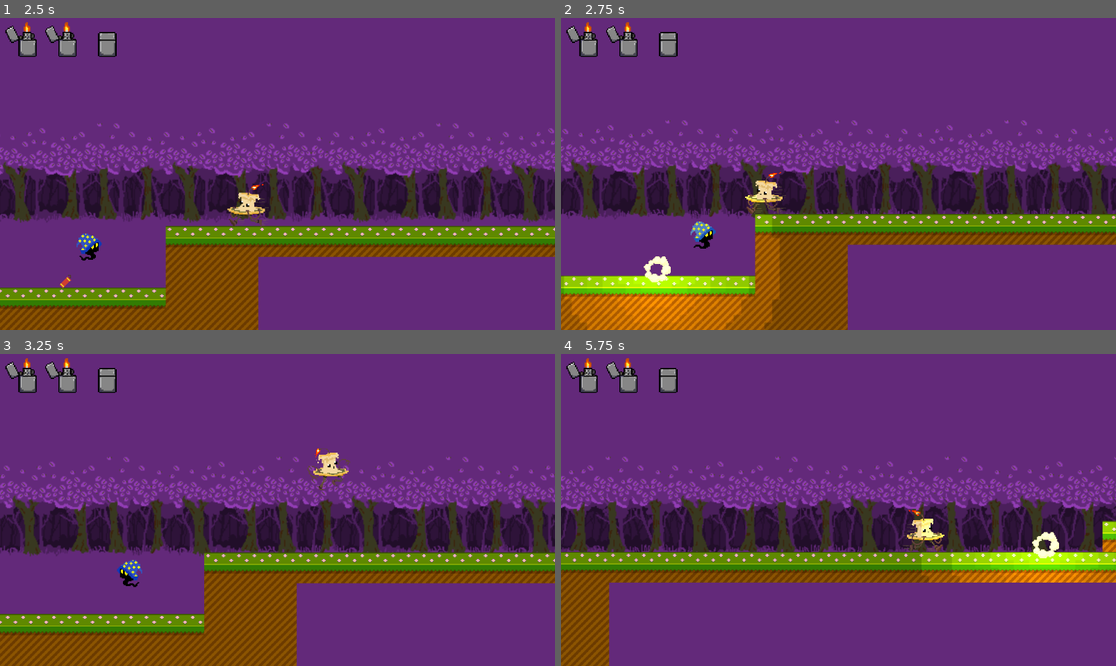
Above: before the commit, frames 1-4 (two rows, left to right).
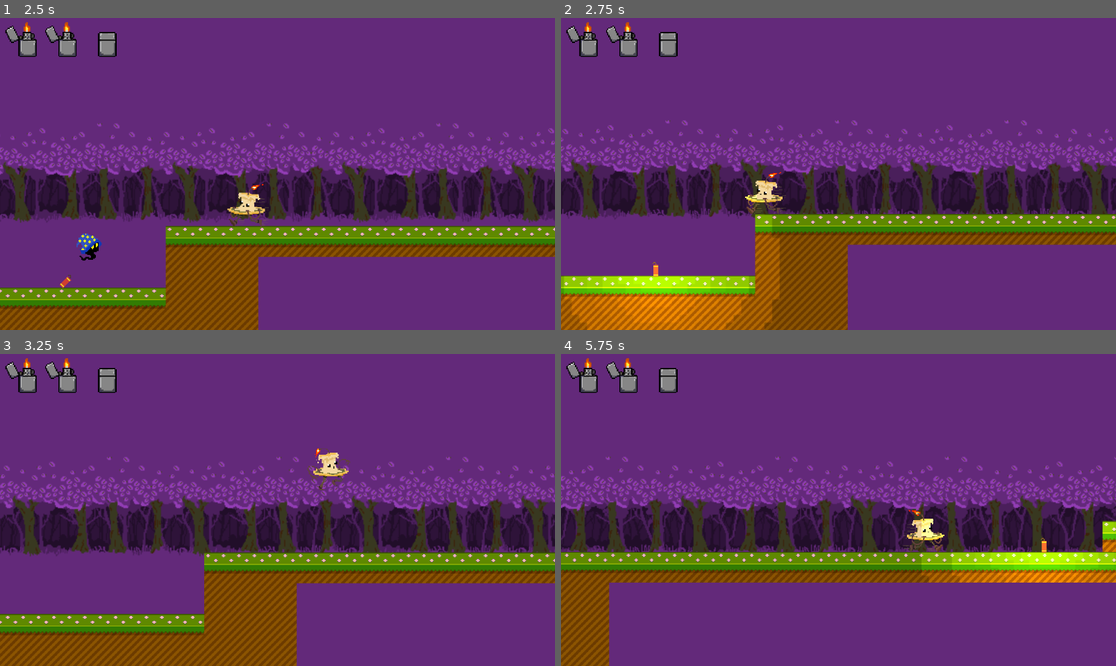
Above: after the commit, the same moments.

Repository: IvanGutierrez0/GameJam2025
Game: Godot game, scene res://Scenes/main.tscn
Two runs of this game, one before a commit and one after it. Both use one fixed random seed, a clock stepped at 60 frames per second and the inputs below. Sound files missing from this copy of the repository are replaced by a short silence.
Inputs:
- Up to frame 1 (2.5 s): hold Space (useHab) 0.53-1.28 s; hold D (moveRight) 0.53-2.03 s; tap W (jump) at 0.77, 1.52 s; tap Space (useHab) at 1.35 s; hold A (moveLeft) from 2.03 s (still down); hold Space (useHab) from 2.03 s (still down)
- Up to frame 2 (2.75 s): keep holding A (moveLeft); keep holding Space (useHab)
- Up to frame 3 (3.25 s): release A (moveLeft) at 2.78 s; release Space (useHab) at 2.78 s; hold D (moveRight) from 2.78 s (still down); tap Space (useHab) at 2.85 s; tap W (jump) at 3.02 s
- Up to frame 4 (5.75 s): hold Space (useHab) 3.53-4.28 s; tap W (jump) at 3.77, 4.52 s; release D (moveRight) at 4.28 s; hold A (moveLeft) 4.28-5.03 s; tap Space (useHab) at 4.35 s; hold D (moveRight) from 5.03 s (still down); hold Space (useHab) from 5.03 s (still down)

Frame 1 is identical in both runs. In frame 2, 0.5% of the frame differs, in the area x 14-28%, y 65-85%; in frame 3, 0.2%; in frame 4, 0.3%.

Commit message:
Mage done

Diff:
--- a/Scenes/flashbang.tscn
+++ b/Scenes/flashbang.tscn
@@ -1,8 +1,9 @@
-[gd_scene load_steps=16 format=3 uid="uid://82j0oin4ybe2"]
+[gd_scene load_steps=17 format=3 uid="uid://82j0oin4ybe2"]
 
 [ext_resource type="Script" uid="uid://csv0jvqdyik1i" path="res://Scripts/flashbang.gd" id="1_x1s8y"]
 [ext_resource type="Texture2D" uid="uid://bcpgnw3lxulto" path="res://Sprites/Items/flashbang.png" id="2_rv4xk"]
 [ext_resource type="Texture2D" uid="uid://ckvc3sspti86e" path="res://Sprites/VFX/puff4.png" id="3_bwm7d"]
+[ext_resource type="AudioStream" uid="uid://b23312gluvjhn" path="res://Audio/SFX/bang.mp3" id="3_rl2pc"]
 [ext_resource type="Texture2D" uid="uid://chtrjhop0jh6d" path="res://Sprites/Items/Flash.png" id="3_rv4xk"]
 [ext_resource type="Texture2D" uid="uid://c30xpfaqw7jyg" path="res://Sprites/VFX/puff5.png" id="4_rl2pc"]
 [ext_resource type="Texture2D" uid="uid://btsb27dvb5uxl" path="res://Sprites/VFX/puff6.png" id="5_5dcsx"]
@@ -24,6 +25,9 @@
 [sub_resource type="SpriteFrames" id="SpriteFrames_m6jth"]
 animations = [{
 "frames": [{
+"duration": 4.0,
+"texture": ExtResource("2_rv4xk")
+}, {
 "duration": 1.0,
 "texture": ExtResource("3_bwm7d")
 }, {
@@ -50,7 +54,7 @@
 }],
 "loop": true,
 "name": &"explosion",
-"speed": 12.0
+"speed": 16.0
 }, {
 "frames": [{
 "duration": 1.0,
@@ -91,6 +95,7 @@
 shape = SubResource("CircleShape2D_rv4xk")
 
 [node name="Speaker" type="AudioStreamPlayer2D" parent="."]
+stream = ExtResource("3_rl2pc")
 
 [node name="Animation" type="AnimatedSprite2D" parent="."]
 sprite_frames = SubResource("SpriteFrames_m6jth")
--- /dev/null
+++ b/Scenes/game_over.tscn
@@ -0,0 +1,86 @@
+[gd_scene load_steps=9 format=3 uid="uid://dlolwdupcr4gs"]
+
+[ext_resource type="Texture2D" uid="uid://b0jnsukh1mvr" path="res://Sprites/Background/cementerio.png" id="1_ljbk0"]
+[ext_resource type="Script" uid="uid://cv8ir40v32nt6" path="res://Scripts/game_over.gd" id="1_tuwv6"]
+[ext_resource type="Texture2D" uid="uid://cspif7u4hxq0d" path="res://Sprites/UI/jugar.png" id="2_shkgo"]
+[ext_resource type="Texture2D" uid="uid://dau77kpplpkhp" path="res://Sprites/UI/salir.png" id="3_suuj2"]
+[ext_resource type="Texture2D" uid="uid://frec6h805s1a" path="res://Sprites/Player/Ded.png" id="5_7wwa7"]
+[ext_resource type="AudioStream" uid="uid://dtgcxn2ythp52" path="res://Audio/Music/gameover.mp3" id="5_uw8dw"]
+[ext_resource type="Texture2D" uid="uid://bncqgwjisq5bm" path="res://Sprites/UI/gameover.png" id="7_ihu1v"]
+
+[sub_resource type="ImageTexture" id="ImageTexture_y2816"]
+
+[node name="Control" type="Control"]
+layout_mode = 3
+anchors_preset = 15
+anchor_right = 1.0
+anchor_bottom = 1.0
+grow_horizontal = 2
+grow_vertical = 2
+script = ExtResource("1_tuwv6")
+
+[node name="TextureRect3" type="TextureRect" parent="."]
+texture_filter = 1
+layout_mode = 1
+anchors_preset = -1
+anchor_right = 1.0
+anchor_bottom = 1.0
+offset_left = -152.0
+offset_top = -173.0
+offset_right = 232.0
+offset_bottom = 203.0
+texture = ExtResource("1_ljbk0")
+
+[node name="PointLight2D" type="PointLight2D" parent="TextureRect3"]
+position = Vector2(934, 492)
+scale = Vector2(0.0208249, 0.0284786)
+color = Color(0, 1, 1, 0)
+energy = 9.7
+texture = SubResource("ImageTexture_y2816")
+
+[node name="Jugar" type="TextureButton" parent="."]
+texture_filter = 1
+layout_mode = 1
+anchors_preset = -1
+anchor_left = 0.737
+anchor_top = 0.39
+anchor_right = 0.955
+anchor_bottom = 0.5
+offset_left = 0.976013
+offset_top = -12.72
+offset_right = -0.160034
+offset_bottom = 6.0
+texture_normal = ExtResource("2_shkgo")
+stretch_mode = 0
+
+[node name="Salir" type="TextureButton" parent="."]
+texture_filter = 1
+layout_mode = 1
+anchors_preset = -1
+anchor_left = 0.748
+anchor_top = 0.52
+anchor_right = 0.951
+anchor_bottom = 0.664
+offset_left = 0.303955
+offset_top = 3.03998
+offset_right = 16.448
+offset_bottom = -0.272034
+texture_normal = ExtResource("3_suuj2")
+stretch_mode = 0
+
+[node name="AudioStreamPlayer" type="AudioStreamPlayer" parent="."]
+stream = ExtResource("5_uw8dw")
+autoplay = true
+
+[node name="Ded" type="Sprite2D" parent="."]
+texture_filter = 1
+position = Vector2(572, 505)
+scale = Vector2(9.36719, 10.5391)
+texture = ExtResource("5_7wwa7")
+
+[node name="Gameover" type="Sprite2D" parent="."]
+texture_filter = 1
+position = Vector2(291, 228)
+rotation = -0.291643
+scale = Vector2(3.57812, 3.04687)
+texture = ExtResource("7_ihu1v")
--- a/Scenes/mage.tscn
+++ b/Scenes/mage.tscn
@@ -34,3 +34,5 @@
 sprite_frames = SubResource("SpriteFrames_1qmh0")
 animation = &"move"
 frame_progress = 0.927976
+
+[node name="Speaker" type="AudioStreamPlayer2D" parent="."]
--- a/Scripts/flashbang.gd
+++ b/Scripts/flashbang.gd
@@ -20,6 +20,7 @@
 
 
 func _on_timer_timeout() -> void:
+	$Speaker.play()
 	$Timer.stop()
 	$PointLight2D.show()
 	$Animation.animation = "explosion"
--- /dev/null
+++ b/Scripts/game_over.gd
@@ -0,0 +1,35 @@
+extends Control
+
+func _ready():
+	# Iniciar música
+	var musica = $AudioStreamPlayer
+	musica.play()
+	musica.finished.connect(_on_musica_finished)
+
+	# Conectar botones
+	var btn_jugar = get_node("Jugar")
+	var btn_salir = get_node("Salir")
+
+	if btn_jugar:
+		btn_jugar.pressed.connect(_on_jugar_pressed)
+	else:
+		print("No se encontró el botón Jugar")
+
+	if btn_salir:
+		btn_salir.pressed.connect(_on_salir_pressed)
+	else:
+		print("No se encontró el botón Salir")
+
+
+func _on_jugar_pressed():
+	print("¡Botón JUGAR pulsado!")
+	get_tree().change_scene_to_file("res://escena_principal.tscn")
+
+
+func _on_salir_pressed():
+	print("¡Botón SALIR pulsado!")
+	get_tree().quit()
+
+
+func _on_musica_finished():
+	$AudioStreamPlayer.play()
--- a/Scripts/mage.gd
+++ b/Scripts/mage.gd
@@ -22,4 +22,4 @@
 	$AnimatedSprite2D.flip_h = direction.x > 0
 
 func damage():
-	print("Me han hecho pupa")
+	queue_free()
Not shown, added: Audio/Music/gameover.mp3.import
Not shown, added: Audio/SFX/bang.mp3.import
Not shown, added: Scripts/PlayerMenu.gd.uid
Not shown, added: Scripts/game_over.gd.uid
Binary file added: Sprites/Background/cementerio.png
Not shown, added: Sprites/Background/cementerio.png.import
Binary file added: Sprites/UI/gameover.png
Not shown, added: Sprites/UI/gameover.png.import
Not shown, added: Audio/Music/gameover.mp3
Not shown, added: Audio/SFX/bang.mp3
